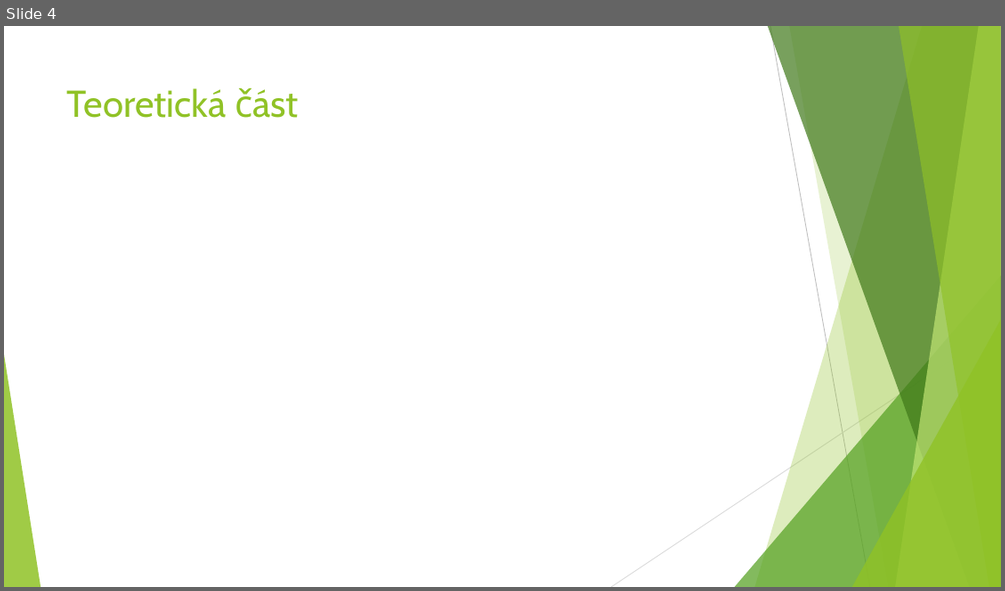
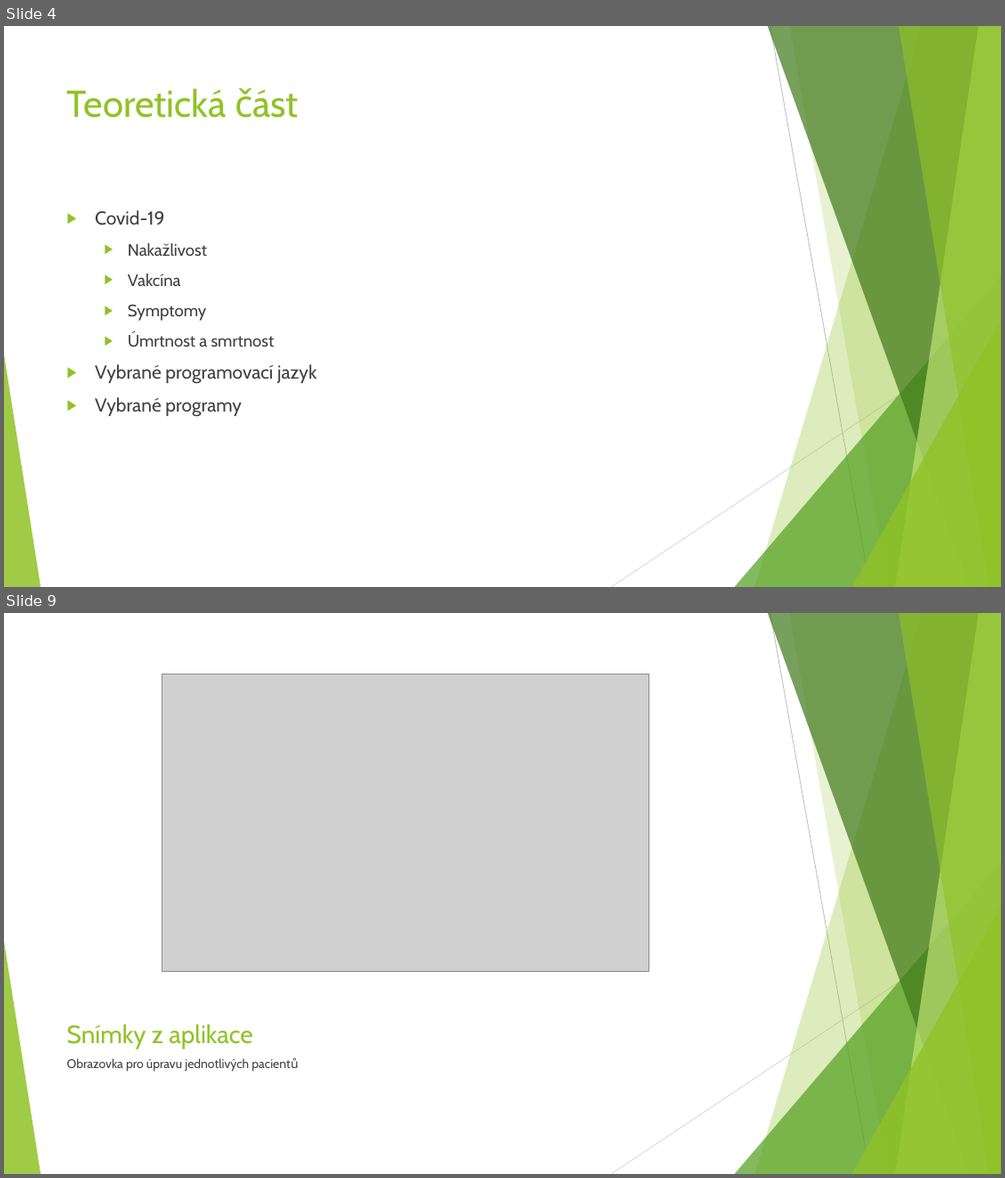
Before and after one commit to NiX3r/CoronaTracker, a slide deck: Documents/CoronaTracker.pptx. Shown one above the other, each under a label of ours: slide 4 before the commit, slides 4 and 9 after it; the slides between them are not shown. The pictures are 1005x591 and 1005x1178 pixels, drawn with LibreOffice and Linux fonts; fonts in the diff are those of the drawing; grey boxes stand for pictures. Boxes give left, top, right and bottom in pixels: in the first picture for what was removed or moved away, otherwise in the second. Text is boxed around its words. In the diff, an @@ line names an element or a change of style, - is before the commit and + after.

```diff
--- a/Documents/CoronaTracker.pptx
+++ b/Documents/CoronaTracker.pptx
@@ slide 9 added at [4,613,1001,1174], background #FFFFFF; not listed: 10 template elements that a slide beside it also shows @@
@@ picture added at [162,674,648,971] @@
@@ title added at [67,1024,252,1048], 24 pt, text #90C226 @@
+Snímky z aplikace
@@ text added at [67,1057,298,1071], 12 pt, text #404040 @@
+Obrazovka pro úpravu jednotlivých pacientů
@@ slide 4 changed as well @@
@@ text added at [95,210,316,417], 18 pt, text #404040 @@
+▶ Covid-19
+  ▶ Nakažlivost
+  ▶ Vakcína
+  ▶ Symptomy
+  ▶ Úmrtnost a smrtnost
+▶ Vybrané programovací jazyk
+▶ Vybrané programy
```
Also in this commit, not shown: 6 other slides changed, 6 other slides added, 3 slides removed.
